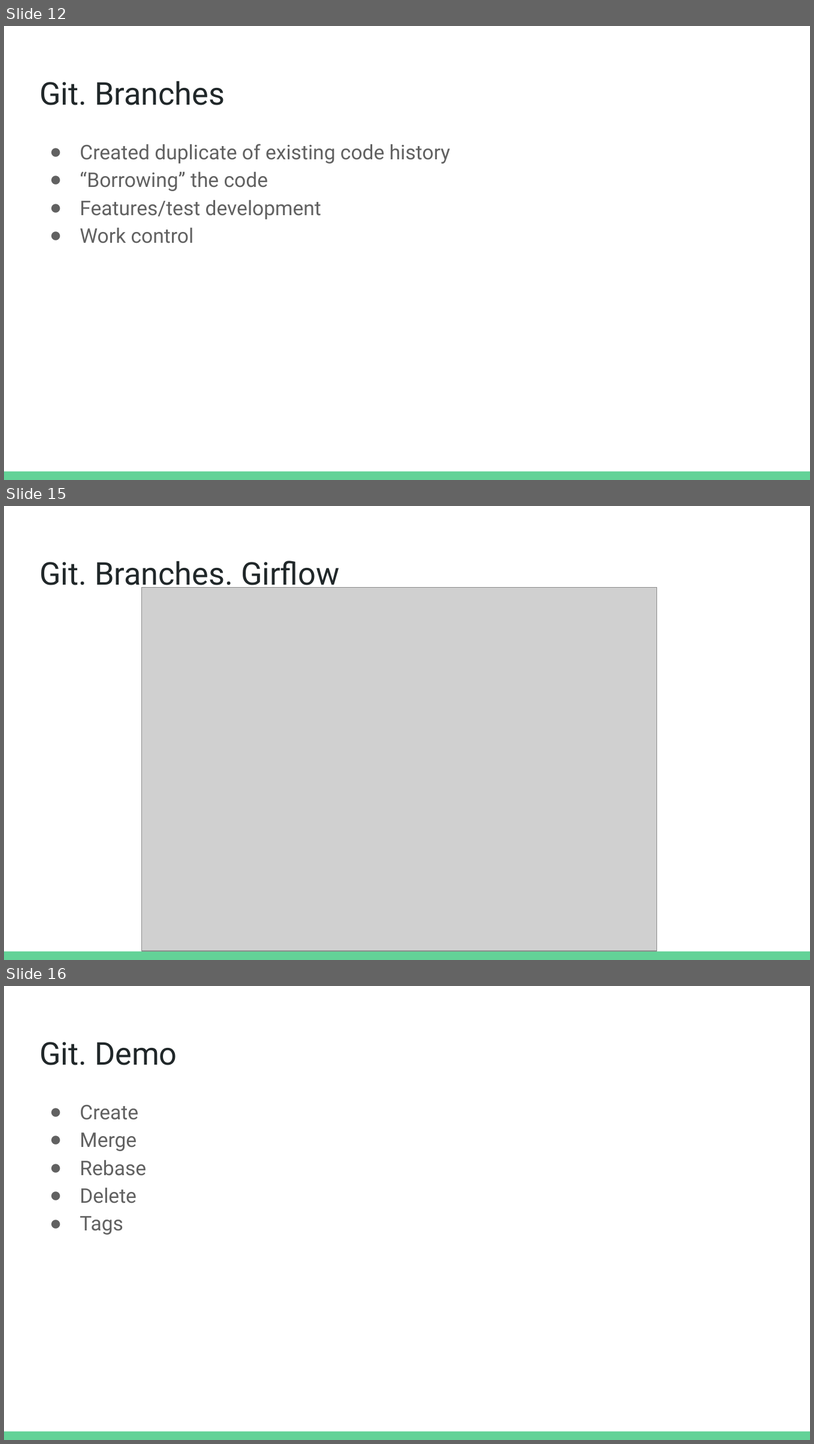
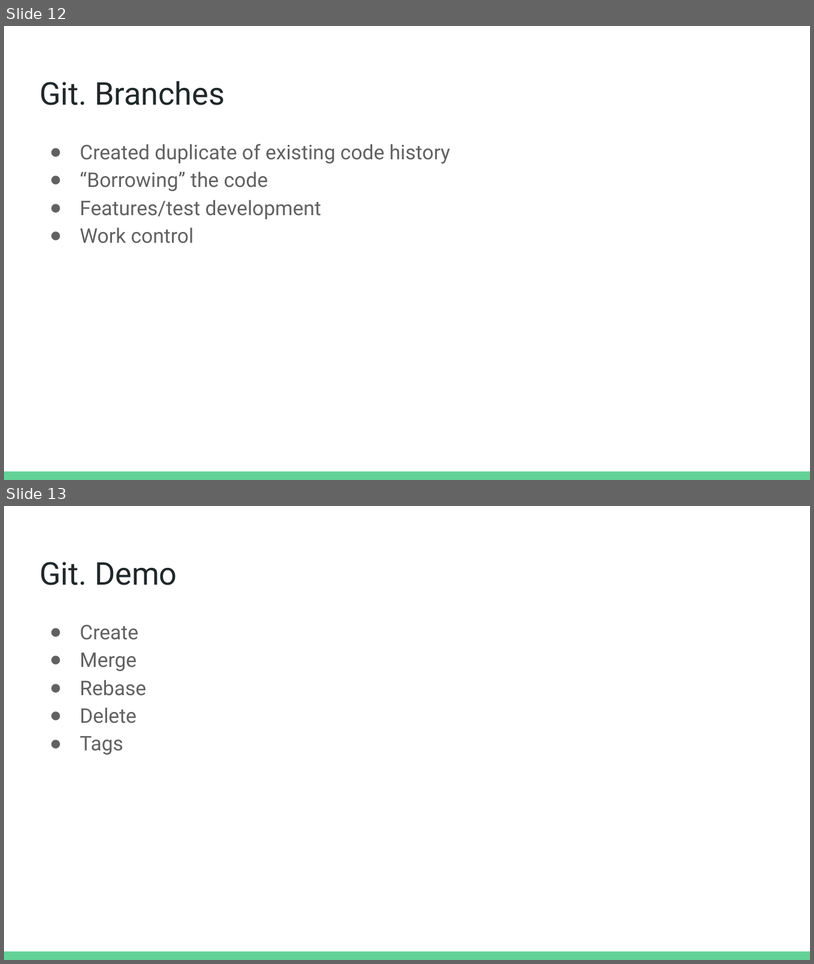
Before and after one commit to Homln/Python, a slide deck: 02.GIT.Homitsevich.pptx. Shown one above the other, each under a label of ours: slides 12, 15 and 16 before the commit, slides 12 and 13 after it; the slides between them are not shown. The pictures are 814x1444 and 814x964 pixels, drawn with LibreOffice and Linux fonts; fonts in the diff are those of the drawing; grey boxes stand for pictures. Boxes give left, top, right and bottom in pixels: in the first picture for what was removed or moved away, otherwise in the second. Text is boxed around its words. In the diff, an @@ line names an element or a change of style, - is before the commit and + after.

```diff
--- a/02.GIT.Homitsevich.pptx
+++ b/02.GIT.Homitsevich.pptx
@@ slide 15 removed at bbox=[4, 506, 810, 960], background #FFFFFF; not listed: 1 template element that a slide beside it also shows @@
@@ title removed at bbox=[39, 561, 340, 592] @@
-Git. Branches. Girflow
@@ picture removed at bbox=[142, 588, 657, 951] @@
@@ what was slide 16 is now slide 13 @@
```
Also in this commit, not shown: 2 slides changed, 2 other slides removed.
